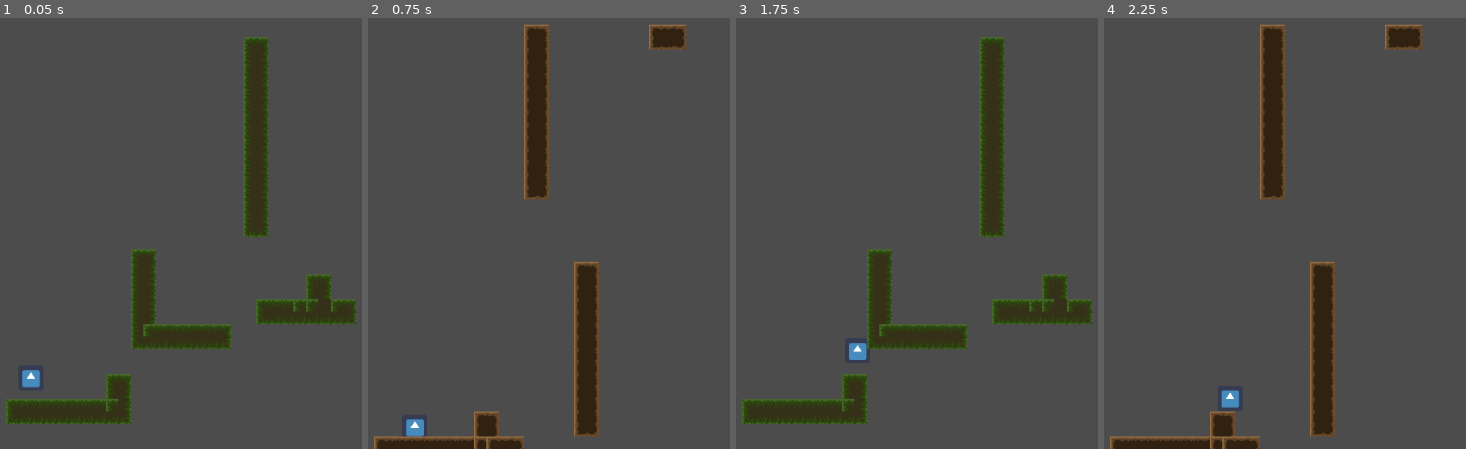
Above: before the commit, frames 1-4 (left to right).
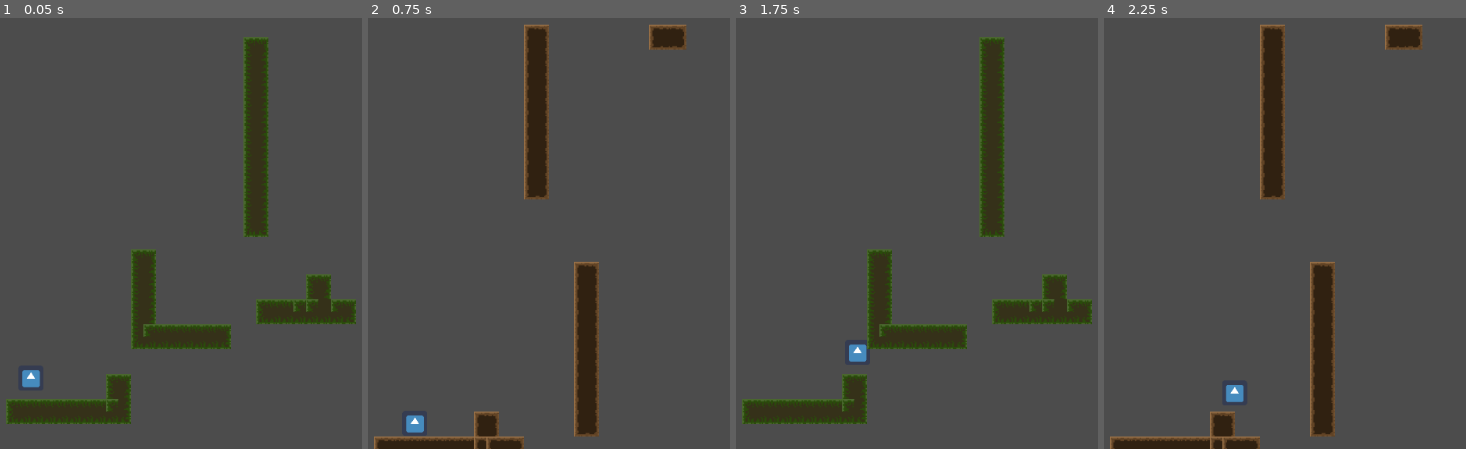
Above: after the commit, the same moments.

Repository: AeolusFS/Seal
Game: Godot game, scene res://Scene/World.tscn
The game is run twice, just before and just after one commit, with the same random seed, the same clock (stepped at 60 frames per second) and the same inputs. The engine's default icon, where the game draws it, is replaced by a stand-in: a white triangle on a blue panel in a dark square.
Inputs:
- Up to frame 1 (0.05 s): no input
- Up to frame 2 (0.75 s): tap Enter at 0.5 s; hold Right (ui_right) from 0.53 s (still down); hold Z (Key_Z) from 0.53 s (still down)
- Up to frame 3 (1.75 s): keep holding Right (ui_right); tap Up (ui_up) at 0.77, 1.52 s; release Z (Key_Z) at 1.28 s; tap Z (Key_Z) at 1.35 s
- Up to frame 4 (2.25 s): release Right (ui_right) at 2.03 s; hold Left (ui_left) from 2.03 s (still down); hold Z (Key_Z) from 2.03 s (still down)

Frame 1 is identical in both runs. In frame 2, 0.1% of the frame differs, in the area x 10-16%, y 92-98%; in frame 3, less than 0.1%; in frame 4, 0.2%, in the area x 32-39%, y 85-91%.

Commit message:
change gravity

Diff:
--- a/Seals/Script/Player.gd
+++ b/Seals/Script/Player.gd
@@ -4,7 +4,7 @@
 var gravity = 20
 var acceleration = 50
 var MAX_speed = 200
-var MAX_gravity = 500
+var MAX_gravity = 1000
 var jump = Vector2(0, -1)
 var jump_height = -700
 var on_wall_speed = 100
@@ -12,7 +12,6 @@
 var on_wall_r = false
 
 func _physics_process(delta):
-	motion.y = min(motion.y + gravity, MAX_gravity)
 
 	if Input.is_action_pressed("ui_left"):
 		motion.x = max(motion.x - acceleration, -MAX_speed)
@@ -38,6 +37,8 @@
 	if is_on_floor():
 		if Input.is_action_just_pressed("ui_up"):
 			motion.y = jump_height
+	else:
+		motion.y = min(motion.y + gravity, MAX_gravity)
 
 	move_and_slide(motion*delta*70, jump)
 
Not shown, changed: Seals/.mono/metadata/ide_server_meta.txt
